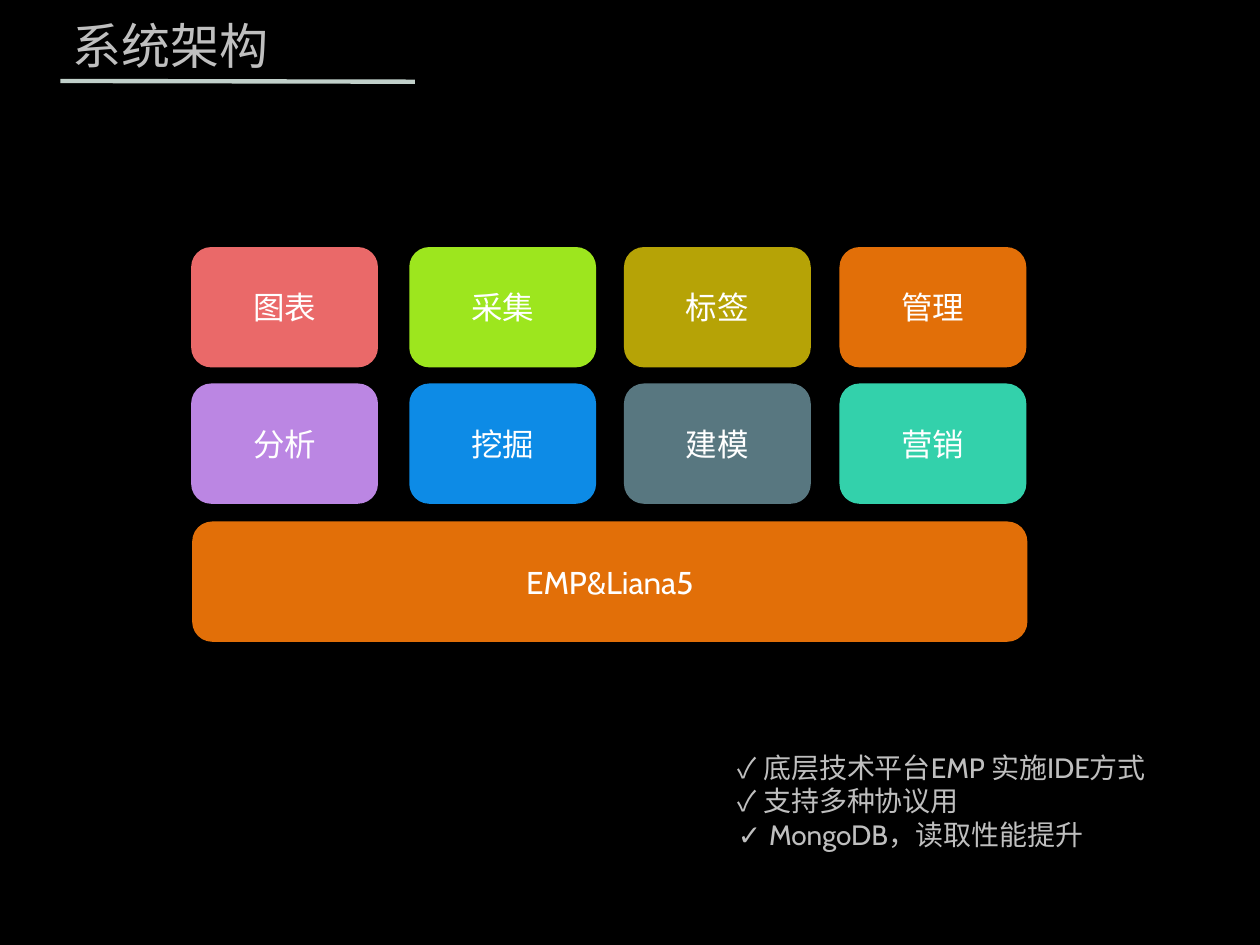
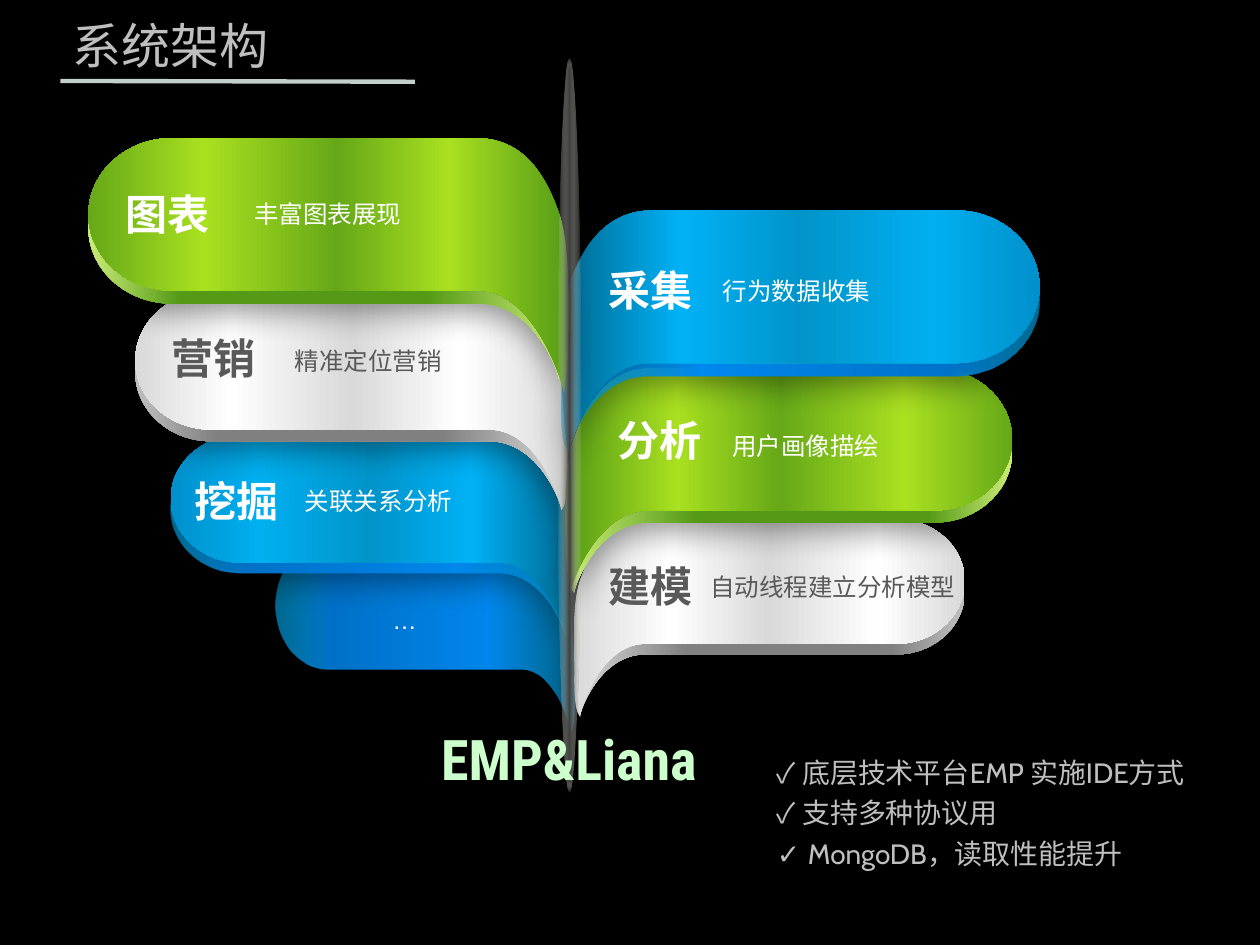
Before and after one commit to zhenghong/UBP, a slide deck: slide 7 of 营销.pptx. Drawn at 1260x945 pixels with LibreOffice and Linux fonts; fonts in the diff are those of the drawing; background and template pictures are left out. Boxes give left, top, right and bottom in pixels: in the first picture for what was removed or moved away, otherwise in the second. Text is boxed around its words. In the diff, an @@ line names an element or a change of style, - is before the commit and + after.

Commit message:
modify

```diff
--- a/营销.pptx
+++ b/营销.pptx
@@ text "图表": place and size @@
-text "图表" at (192, 247, 378, 368)
+text "图表" at (125, 188, 209, 241)
@@ text "图表" at (125, 188, 209, 241): size 18 to 24 pt, font Cabin to Roboto Condensed, bold on; line spacing 1 to 0.8; vertical alignment middle to top; fill #EA6969 to none @@
@@ text "采集": place and size @@
-text "采集" at (410, 247, 596, 368)
+text "采集" at (608, 264, 692, 317)
@@ text "采集" at (608, 264, 692, 317): size 18 to 24 pt, font Cabin to Roboto Condensed, bold on; line spacing 1 to 0.8; vertical alignment middle to top; fill #9DE61E to none @@
@@ rounded rectangle removed at (624, 247, 810, 368) @@
-标签
@@ rounded rectangle removed at (839, 247, 1026, 368) @@
-管理
@@ text "营销": place and size @@
-text "营销" at (839, 383, 1026, 504)
+text "营销" at (172, 338, 256, 378)
@@ text "营销" at (172, 338, 256, 378): size 18 to 24 pt, font Cabin to Roboto Condensed, text colour #FFFFFF to #595959, bold on; line spacing 1 to 0.8; vertical alignment middle to top; fill #33D1AB to none @@
@@ text "分析": place and size @@
-text "分析" at (192, 383, 378, 504)
+text "分析" at (617, 414, 701, 460)
@@ text "分析" at (617, 414, 701, 460): size 18 to 24 pt, font Cabin to Roboto Condensed, bold on; line spacing 1 to 0.8; vertical alignment middle to top; fill #BB86E3 to none @@
@@ text "挖掘": place and size @@
-text "挖掘" at (410, 383, 596, 504)
+text "挖掘" at (194, 481, 278, 521)
@@ text "挖掘" at (194, 481, 278, 521): size 18 to 24 pt, font Cabin to Roboto Condensed, bold on; line spacing 1 to 0.8; vertical alignment middle to top; fill #0D8BE6 to none @@
@@ rounded rectangle removed at (193, 522, 1028, 643) @@
-EMP&Liana5
@@ freeform shape added at (275, 542, 573, 733), fill gradient #0094CA to #0088EE to #0072C8 to #00B0F0 @@
@@ text "建模": place and size @@
-text "建模" at (624, 383, 810, 504)
+text "建模" at (608, 566, 692, 606)
@@ text "建模" at (608, 566, 692, 606): size 18 to 24 pt, font Cabin to Roboto Condensed, text colour #FFFFFF to #595959, bold on; line spacing 1 to 0.8; vertical alignment middle to top; fill #587780 to none @@
@@ text added at (381, 600, 653, 643), 14 pt, text #FFFFFF @@
+…
@@ group added at (88, 58, 1040, 793): 12 freeform shapes, 7 texts, 1 ellipse @@
+丰富图表展现
+行为数据收集
+用户画像描绘
+精准定位营销
+关联关系分析
+自动线程建立分析模型
+EMP&Liana
@@ text "✓ 底层技术平台EMP 实施IDE方式": place and size @@
-text "✓ 底层技术平台EMP 实施IDE方式" at (763, 754, 1146, 851)
+text "✓ 底层技术平台EMP 实施IDE方式" at (802, 759, 1185, 870)
@@ text "✓ 底层技术平台EMP 实施IDE方式" at (802, 759, 1185, 870): line spacing 1 to 1.2 @@
```
Also in this commit, not shown: 4 other slides changed, 1 slide added, 1 slide removed.
